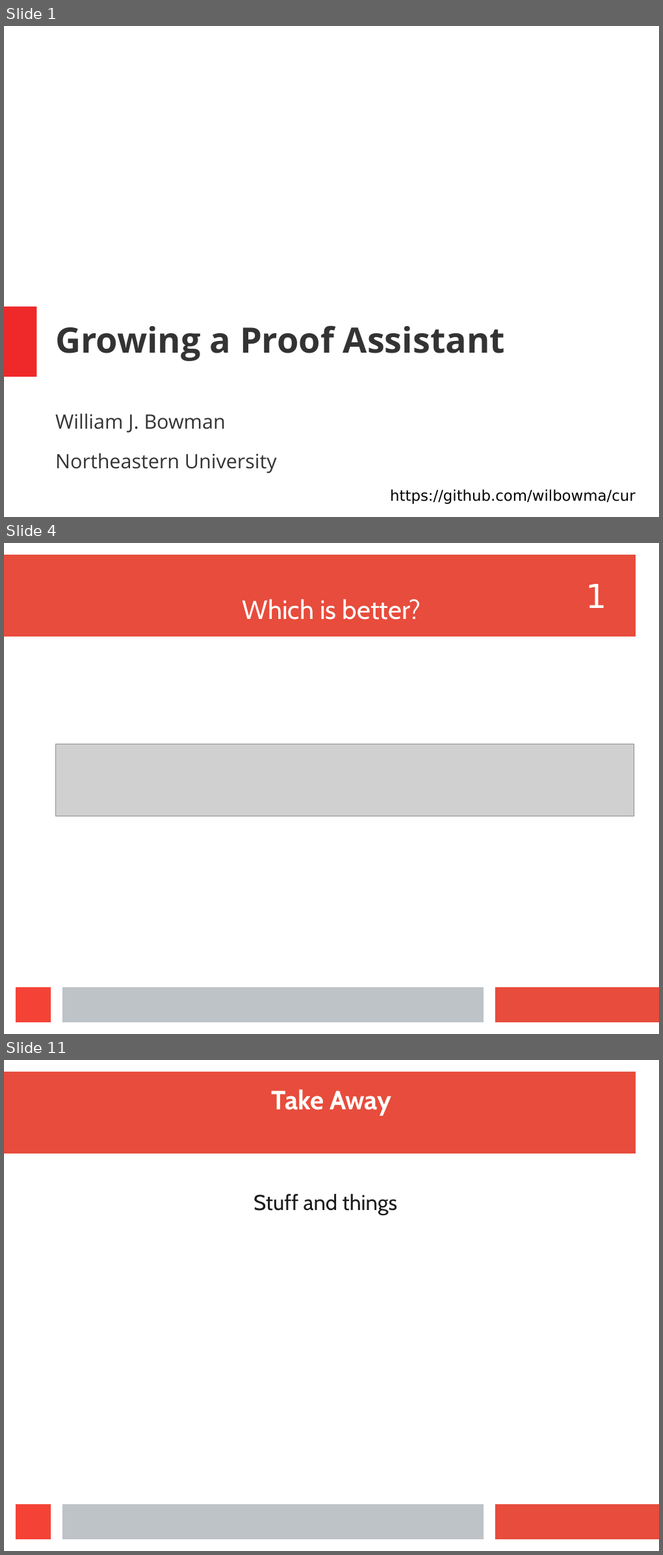
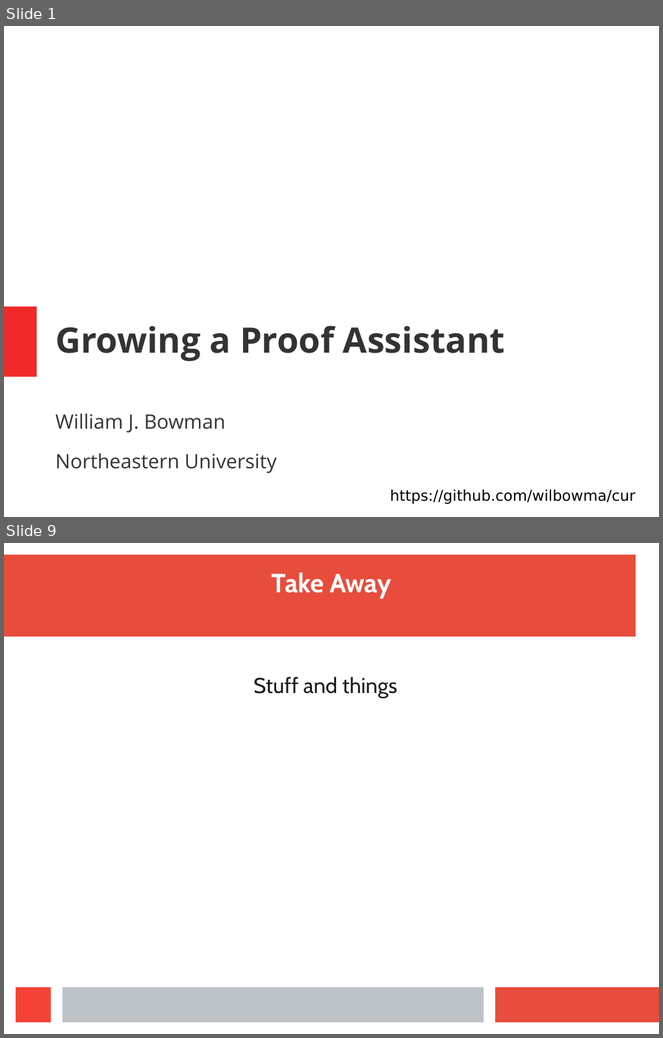
Before and after one commit to wilbowma/cur, a slide deck: hope-2016/slides.odp. Shown one above the other, each under a label of ours: slides 1, 4 and 11 before the commit, slides 1 and 9 after it; the slides between them are not shown. The pictures are 663x1555 and 663x1038 pixels, drawn with LibreOffice and Linux fonts; fonts in the diff are those of the drawing; grey boxes stand for pictures. Boxes give left, top, right and bottom in pixels: in the first picture for what was removed or moved away, otherwise in the second. Text is boxed around its words. In the diff, an @@ line names an element or a change of style, - is before the commit and + after.

```diff
--- a/hope-2016/slides.odp
+++ b/hope-2016/slides.odp
@@ slide 4 removed at (4,543,659,1034), background #FFFFFF; not listed: 4 template elements that a slide beside it also shows @@
@@ title removed at (243,599,421,620) @@
-Which is better?
@@ text removed at (586,584,607,608) @@
-1
@@ picture removed at (56,744,634,817) @@
@@ what was slide 11 is now slide 9 @@
```
Also in this commit, not shown: 7 slides added, 8 other slides removed, 2 other files.
